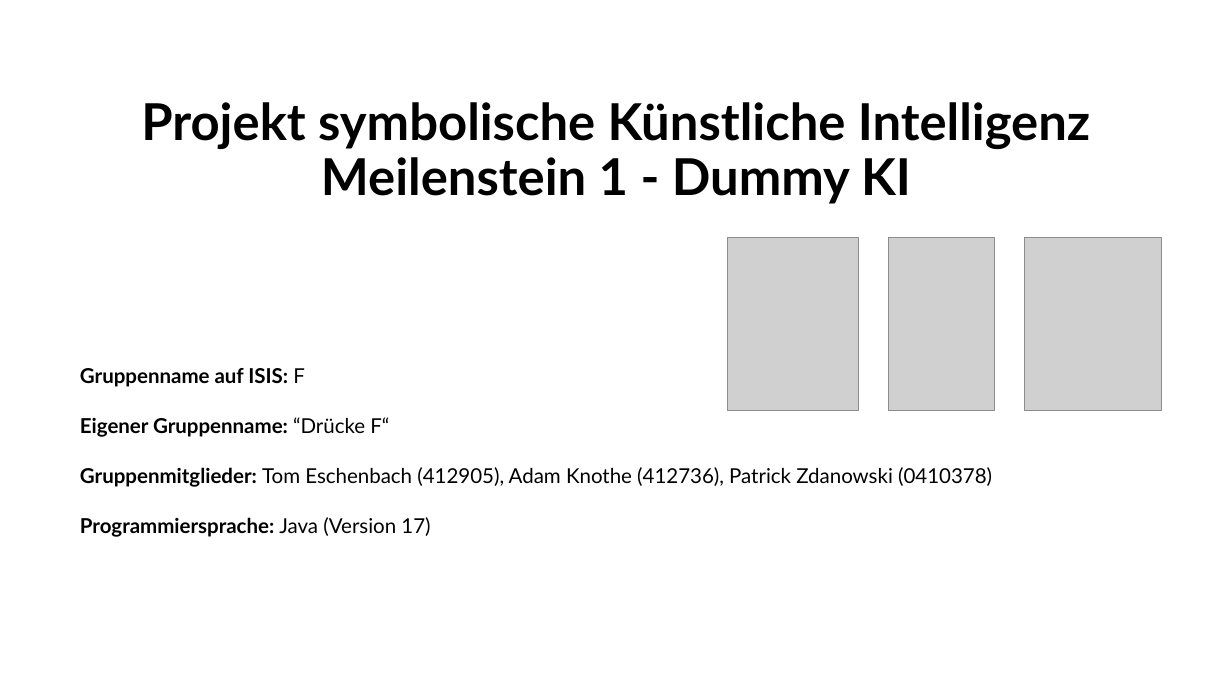
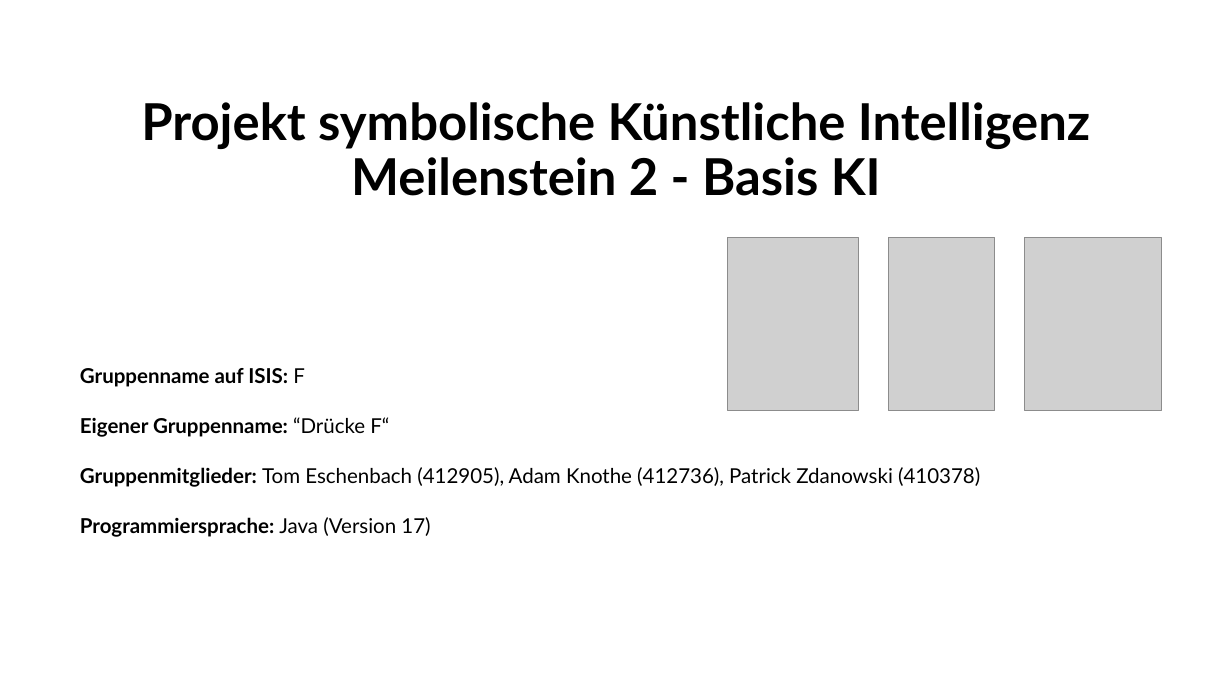
Before and after one commit to patrickzda/chess_engine, a slide deck: slide 1 of PJ_KI_MST2.pptx. Drawn at 1232x693 pixels with LibreOffice and Linux fonts; fonts in the diff are those of the drawing; grey boxes stand for pictures. Boxes give left, top, right and bottom in pixels: in the first picture for what was removed or moved away, otherwise in the second. Text is boxed around its words. In the diff, an @@ line names an element or a change of style, - is before the commit and + after.

```diff
--- a/PJ_KI_MST2.pptx
+++ b/PJ_KI_MST2.pptx
@@ title at [141, 102, 1090, 196]: text changed @@
-Projekt symbolische Künstliche Intelligenz
-Meilenstein 1 - Dummy KI
+Projekt symbolische Künstliche Intelligenz
+Meilenstein 2 - Basis KI
@@ subtitle at [80, 467, 980, 487]: text changed @@
-Gruppenmitglieder: Tom Eschenbach (412905), Adam Knothe (412736), Patrick Zdanowski (0410378)
+Gruppenmitglieder: Tom Eschenbach (412905), Adam Knothe (412736), Patrick Zdanowski (410378)
```
Also in this commit, not shown: 2 other slides changed, 3 slides added, 4 slides removed.
